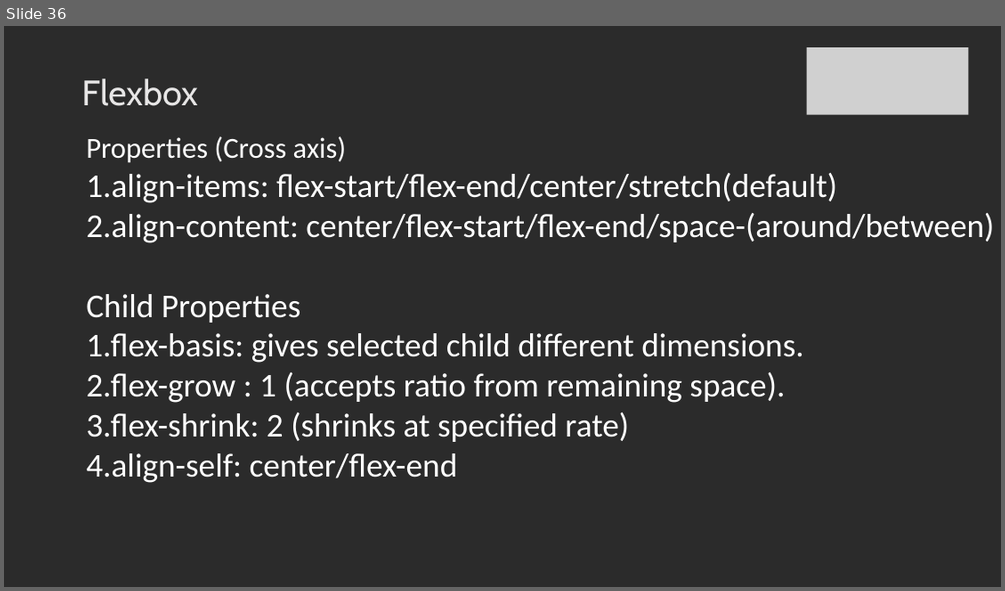
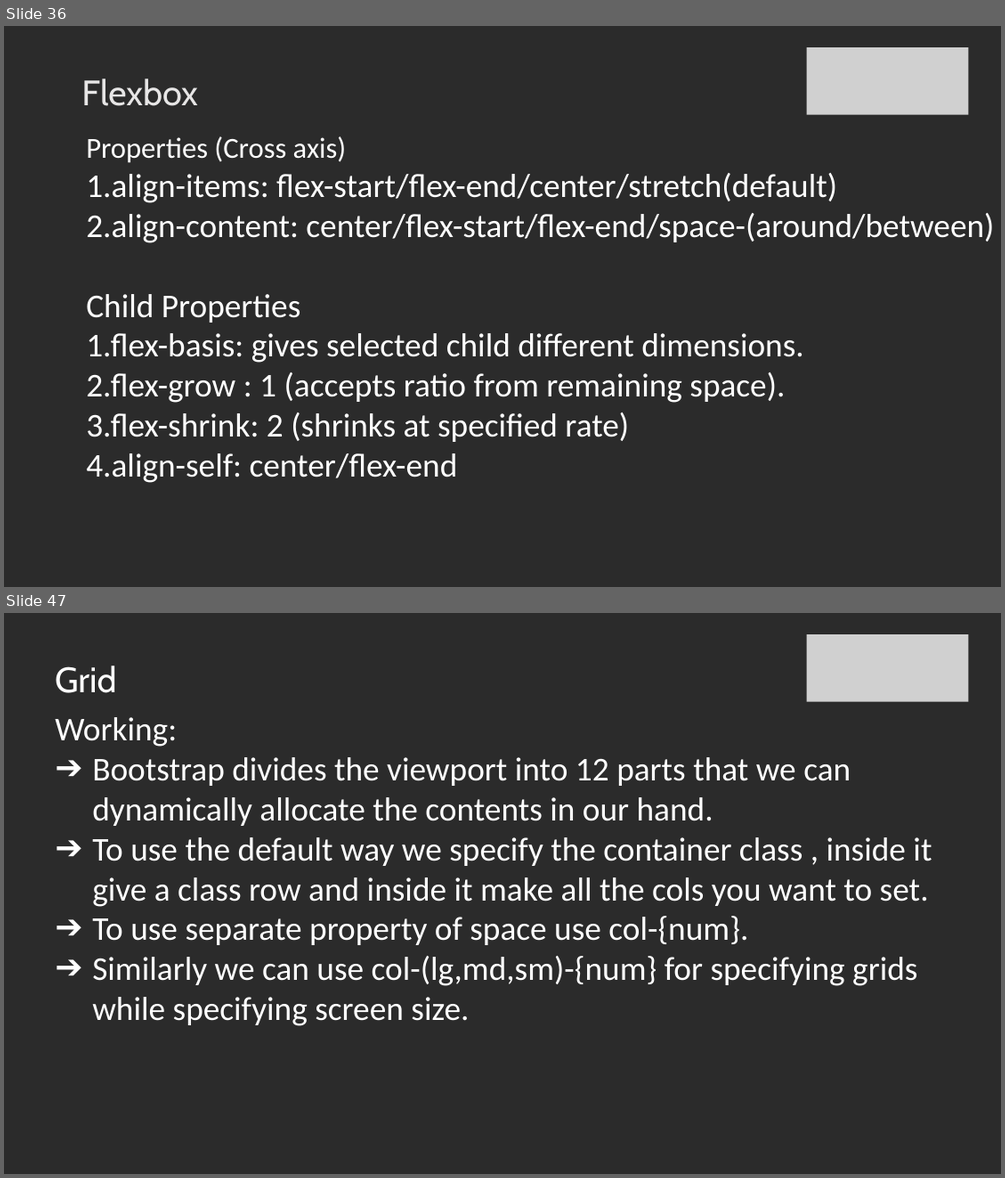
Before and after one commit to SachinBarpanda/WebDevGla, a slide deck: CSS.pptx. Shown one above the other, each under a label of ours: slide 36 before the commit, slides 36 and 47 after it; the slides between them are not shown. The pictures are 1005x591 and 1005x1178 pixels, drawn with LibreOffice and Linux fonts; fonts in the diff are those of the drawing; grey boxes stand for pictures; background and template pictures are left out; a plain dark background stands for a picture behind light text. Boxes give left, top, right and bottom in pixels: in the first picture for what was removed or moved away, otherwise in the second. Text is boxed around its words. In the diff, an @@ line names an element or a change of style, - is before the commit and + after.

```diff
--- a/CSS.pptx
+++ b/CSS.pptx
@@ slide 47 added at bbox=[4, 613, 1001, 1174], background picture (left out) @@
@@ picture added at bbox=[807, 634, 968, 702] @@
@@ title added at bbox=[55, 666, 116, 693], 34 pt, text #FFFFFF @@
+Grid
@@ text added at bbox=[55, 717, 931, 1026], 32 pt, text #FFFFFF @@
+Working:
+➔ Bootstrap divides the viewport into 12 parts that we can dynamically allocate the contents in our hand.
+➔ To use the default way we specify the container class , inside it give a class row and inside it make all the cols you want to set.
+➔ To use separate property of space use col-{num}.
+➔ Similarly we can use col-(lg,md,sm)-{num} for specifying grids while specifying screen size.
```
Also in this commit, not shown: 1 slide changed, 10 other slides added, 8 other files.
